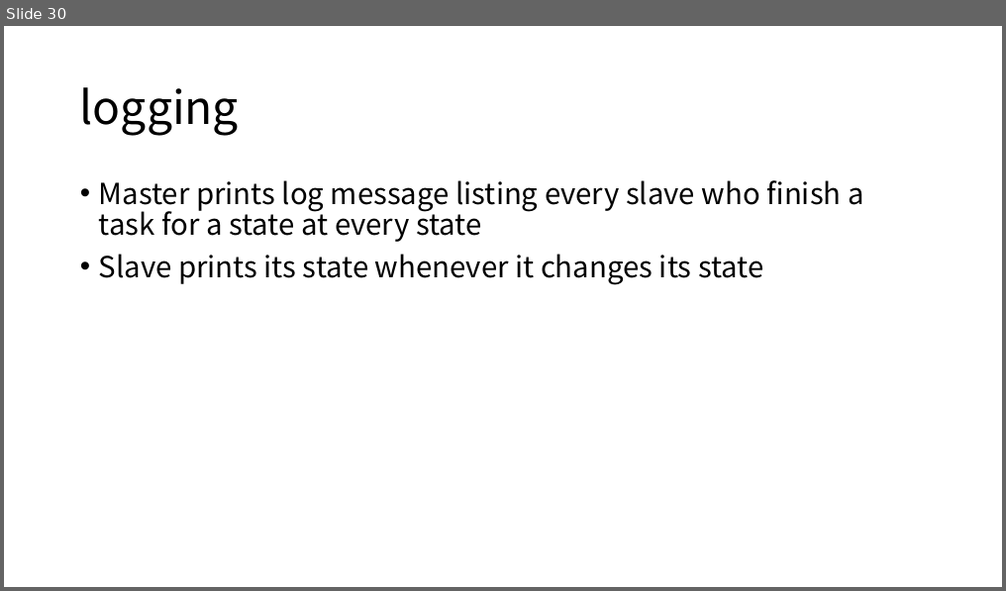
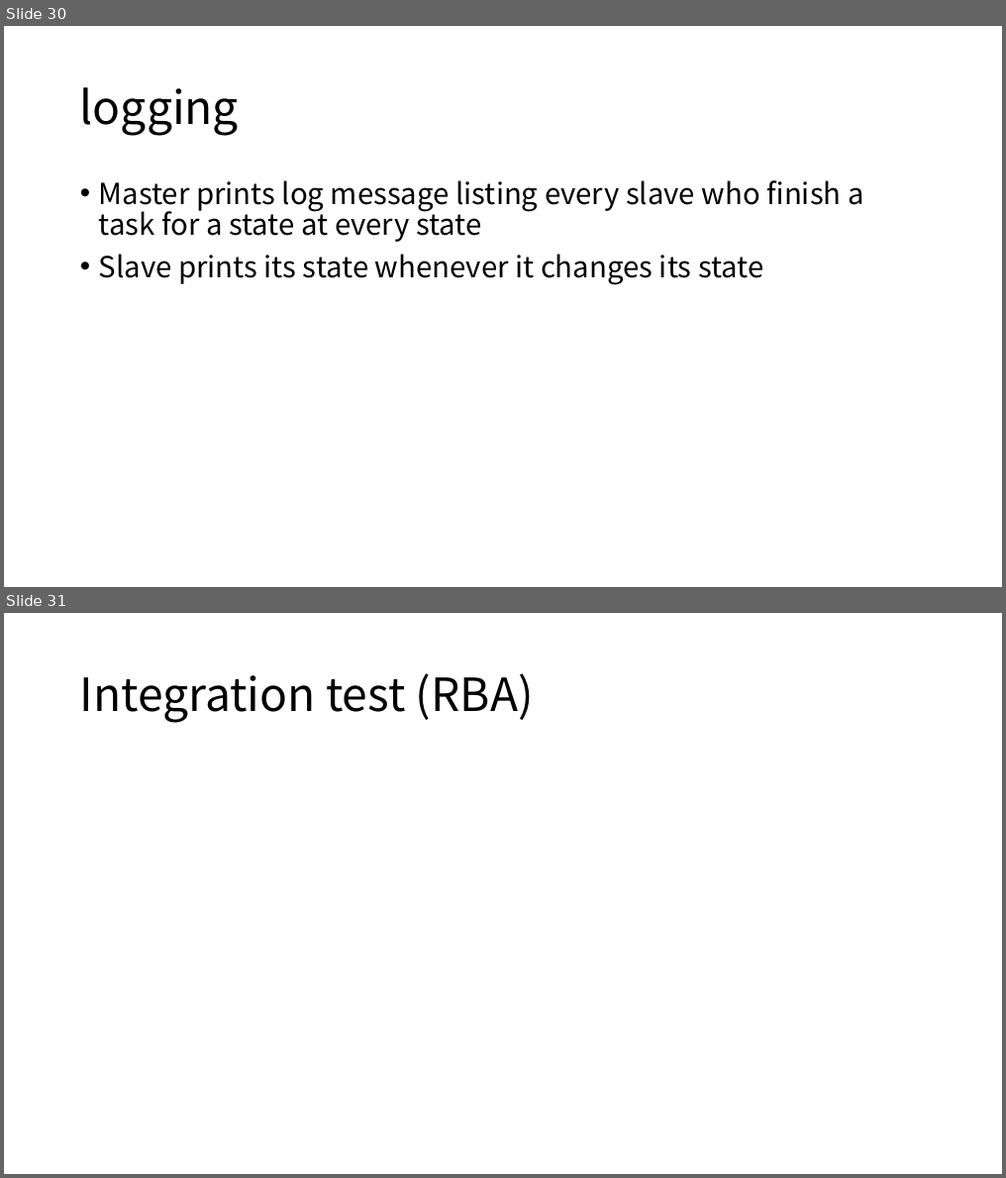
Before and after one commit to GNUp/cs434-doc, a slide deck: project2.pptx. Shown one above the other, each under a label of ours: slide 30 before the commit, slides 30 and 31 after it. The pictures are 1006x591 and 1006x1178 pixels, drawn with LibreOffice and Linux fonts; fonts in the diff are those of the drawing. Boxes give left, top, right and bottom in pixels: in the first picture for what was removed or moved away, otherwise in the second. Text is boxed around its words. In the diff, an @@ line names an element or a change of style, - is before the commit and + after.

```diff
--- a/project2.pptx
+++ b/project2.pptx
@@ slide 31 added at [4,613,1002,1174], background #FFFFFF @@
@@ title added at [80,673,534,723], 44 pt, text #000000 @@
+Integration test (RBA)
```
Also in this commit, not shown: 6 slides changed, 2 other slides added.
